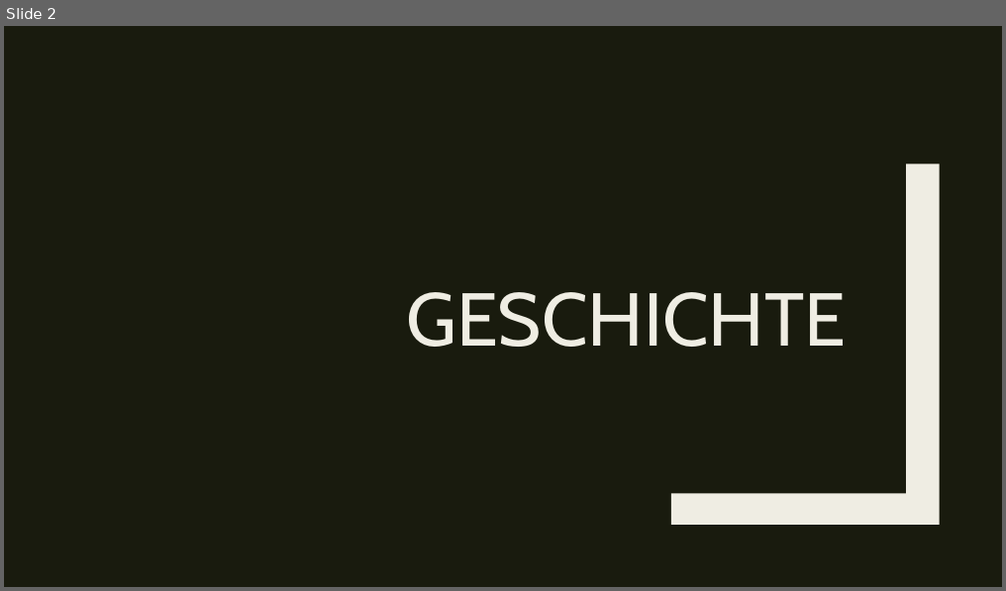
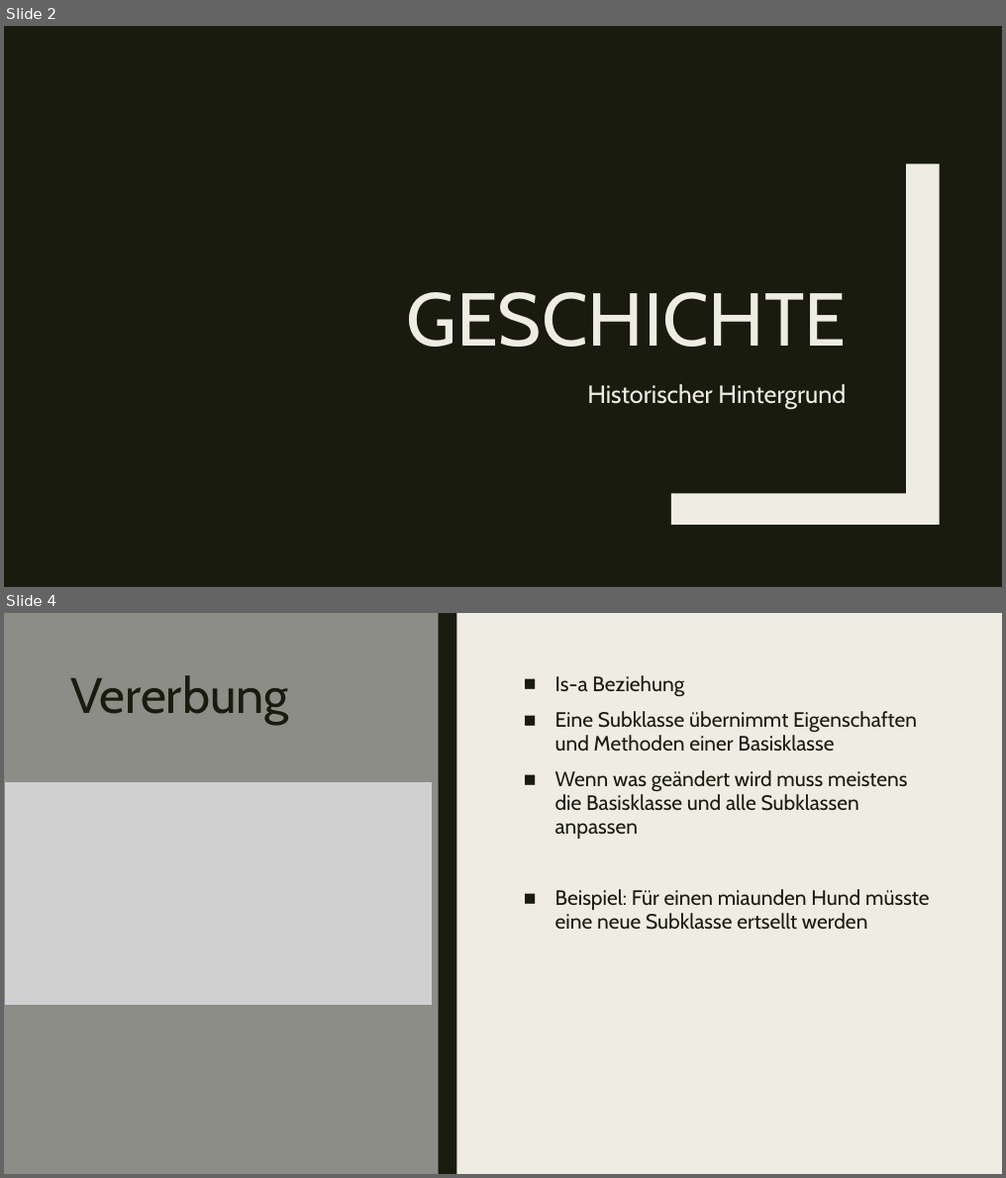
Before and after one commit to WahresDoUFi/Barcamp, a slide deck: composition_over_inheritance.pptx. Shown one above the other, each under a label of ours: slide 2 before the commit, slides 2 and 4 after it; the slides between them are not shown. The pictures are 1006x591 and 1006x1178 pixels, drawn with LibreOffice and Linux fonts; fonts in the diff are those of the drawing; grey boxes stand for pictures. Boxes give left, top, right and bottom in pixels: in the first picture for what was removed or moved away, otherwise in the second. Text is boxed around its words. In the diff, an @@ line names an element or a change of style, - is before the commit and + after.

```diff
--- a/composition_over_inheritance.pptx
+++ b/composition_over_inheritance.pptx
@@ slide 4 added at (x1=4, y1=613, x2=1002, y2=1174), background #EFEDE3 @@
@@ rectangle added at (x1=4, y1=613, x2=439, y2=1174), fill #8C8D86 @@
@@ rectangle added at (x1=439, y1=613, x2=456, y2=1174), fill #191B0E @@
@@ title added at (x1=70, y1=675, x2=288, y2=724), 48 pt, text #191B0E @@
+Vererbung
@@ text added at (x1=555, y1=675, x2=930, y2=930), 20 pt, text #191B0E @@
+■ Is-a Beziehung
+■ Eine Subklasse übernimmt Eigenschaften und Methoden einer Basisklasse
+■ Wenn was geändert wird muss meistens die Basisklasse und alle Subklassen anpassen
+■ Beispiel: Für einen miaunden Hund müsste eine neue Subklasse ertsellt werden
@@ picture added at (x1=4, y1=782, x2=433, y2=1005) @@
@@ slide 2 changed as well @@
@@ text added at (x1=587, y1=384, x2=846, y2=409), 24 pt, text #EFEDE3 @@
+Historischer Hintergrund
```
Also in this commit, not shown: 1 other slide changed, 6 other slides added, 1 slide removed.
